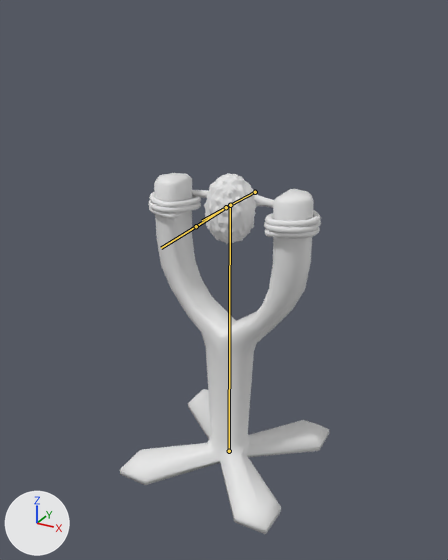
What one commit did to the FBX model Island Defence/Assets/Models/slingshot.fbx.
Before and after are seen from a 50 mm camera at (1.86, -3.47, 3.2) aimed at (-0.02, -0.04, 1.48). Every picture has the same lights, and +X, +Y and +Z are marked at lower left. The bones that bend it are drawn over the model as lines.
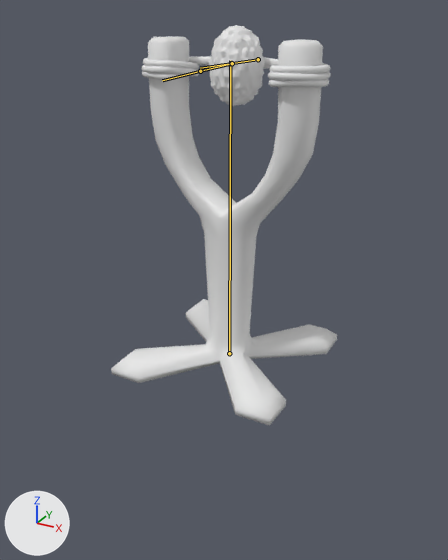
The newer file adds an action. The first version stands in its rest pose; the second is drawn at frame 1 of the action 'Armature.001|inspawnen'.

Pixel boxes [x1, y1, x2, y2] of what changed, in the pictures (448 x 560 px):
'Icosphere', posed (8% wider, 8% taller)
    before: [120, 173, 329, 534]
    after: [111, 36, 337, 425]
'Icosphere.001', posed (9% wider, 14% taller)
    before: [204, 173, 256, 244]
    after: [208, 25, 265, 106]
bone 'Base', root to tip
    before: (229, 451) to (230, 203)
    after: (229, 353) to (230, 60)
bone 'Durian', root to tip
    before: (226, 207) to (196, 226)
    after: (232, 63) to (200, 71)

What the commit changed:
Bone 'Base' (bone_base) moves from (0.0, 0.0, 0.0) to (0.0, 0.883, 0.0).
Bone 'Durian' (bone_durian) moves from (0.0, 0.0, 0.0) to (0.0, -0.075, 0.003).
